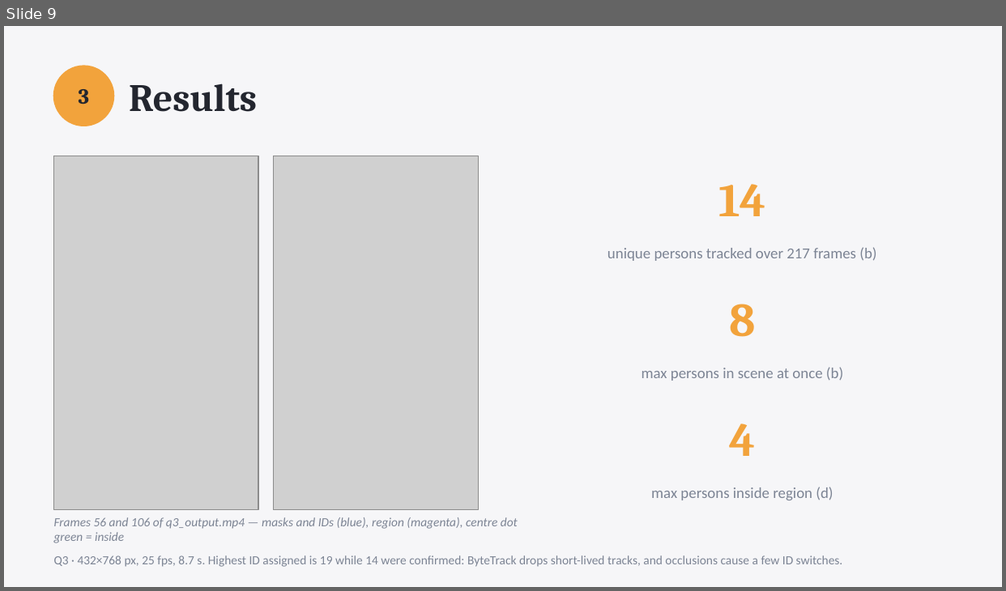
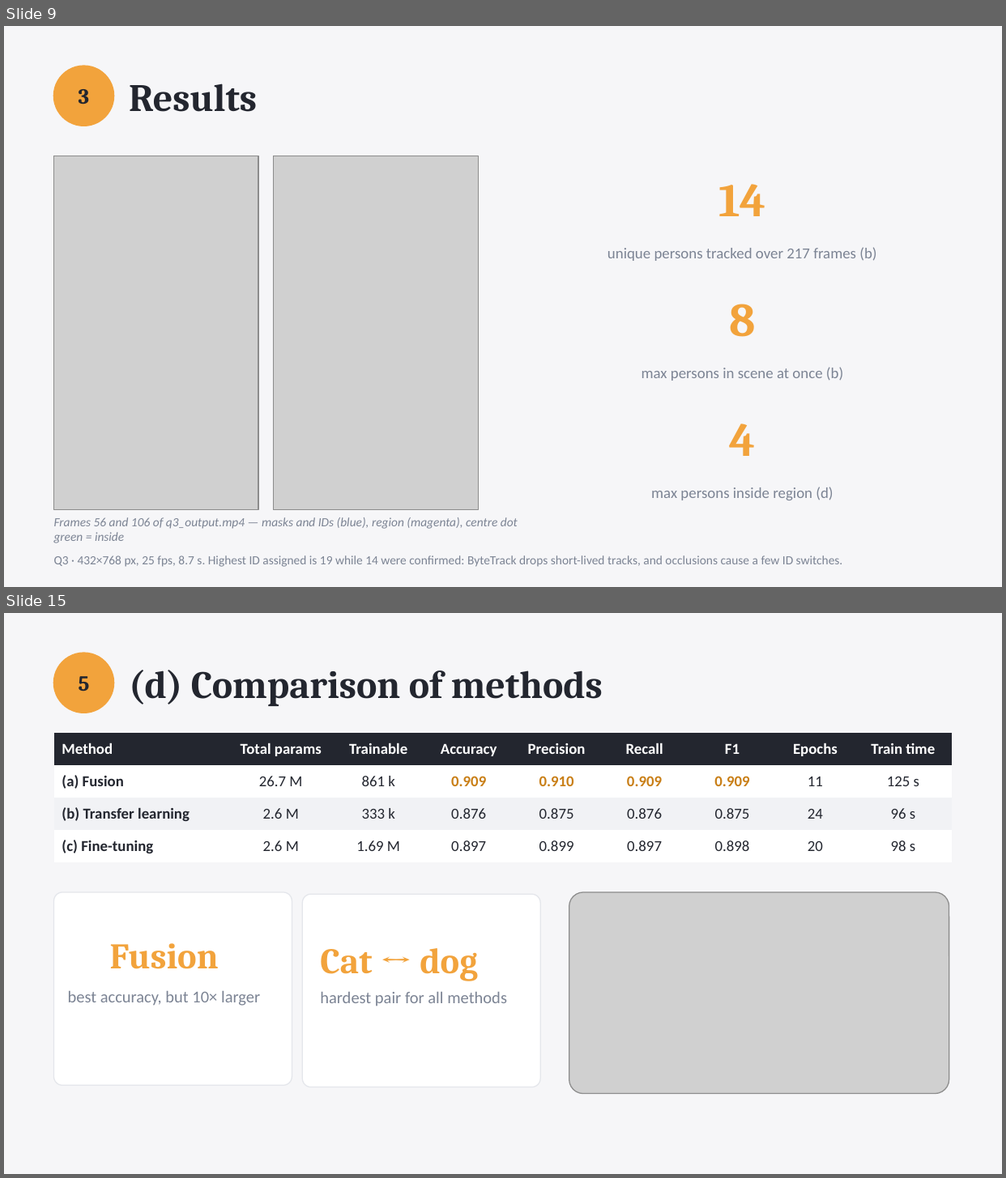
Before and after one commit to AreGundersen/MAS512, a slide deck: Assignment 1/MAS512_assignment1_gr5.pptx. Shown one above the other, each under a label of ours: slide 9 before the commit, slides 9 and 15 after it; the slides between them are not shown. The pictures are 1006x591 and 1006x1178 pixels, drawn with LibreOffice and Linux fonts; fonts in the diff are those of the drawing; grey boxes stand for pictures. Boxes give left, top, right and bottom in pixels: in the first picture for what was removed or moved away, otherwise in the second. Text is boxed around its words. In the diff, an @@ line names an element or a change of style, - is before the commit and + after.

```diff
--- a/Assignment 1/MAS512_assignment1_gr5.pptx
+++ b/Assignment 1/MAS512_assignment1_gr5.pptx
@@ slide 15 added at (4,613,1002,1174), background #F6F6F8 @@
@@ ellipse added at (54,653,114,713), fill #F2A33C, outline #F2A33C 1 pt @@
@@ text added at (79,676,90,691), 15.6 pt, text #23262F, bold @@
+5
@@ text added at (129,670,603,706), 28 pt, text #23262F, bold @@
+(d) Comparison of methods
@@ table added at (54,733,952,862), 4 rows, 9 columns @@
+Method | Total params | Trainable | Accuracy | Precision | Recall | F1 | Epochs | Train time
+(a) Fusion | 26.7 M | 861 k | 0.909 | 0.910 | 0.909 | 0.909 | 11 | 125 s
+(b) Transfer learning | 2.6 M | 333 k | 0.876 | 0.875 | 0.876 | 0.875 | 24 | 96 s
+(c) Fine-tuning | 2.6 M | 1.69 M | 0.897 | 0.899 | 0.897 | 0.898 | 20 | 98 s
@@ rounded rectangle added at (54,892,292,1086), fill #FFFFFF, outline #E4E6EB 0.75 pt @@
@@ rounded rectangle added at (302,894,540,1088), fill #FFFFFF, outline #E4E6EB 0.75 pt @@
@@ picture added at (569,892,949,1094) @@
@@ text added at (110,943,219,969), 26 pt, text #F2A33C, bold @@
+Fusion
@@ text added at (320,948,478,982), 26 pt, text #F2A33C, bold @@
+Cat ↔ dog
@@ text added at (68,991,260,1006), 12 pt, text #7C8494 @@
+best accuracy, but 10× larger
@@ text added at (320,992,507,1006), 12 pt, text #7C8494 @@
+hardest pair for all methods
```
Also in this commit, not shown: 3 slides changed, 6 other slides added, 2 slides removed, 29 other files.
